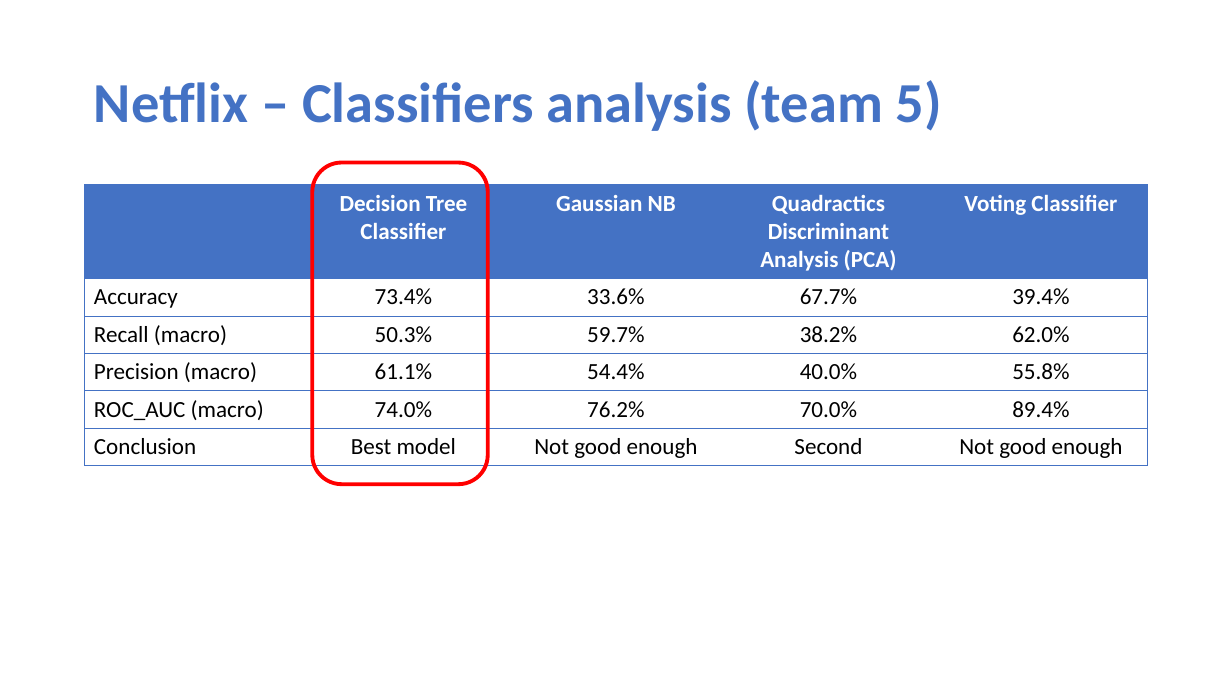
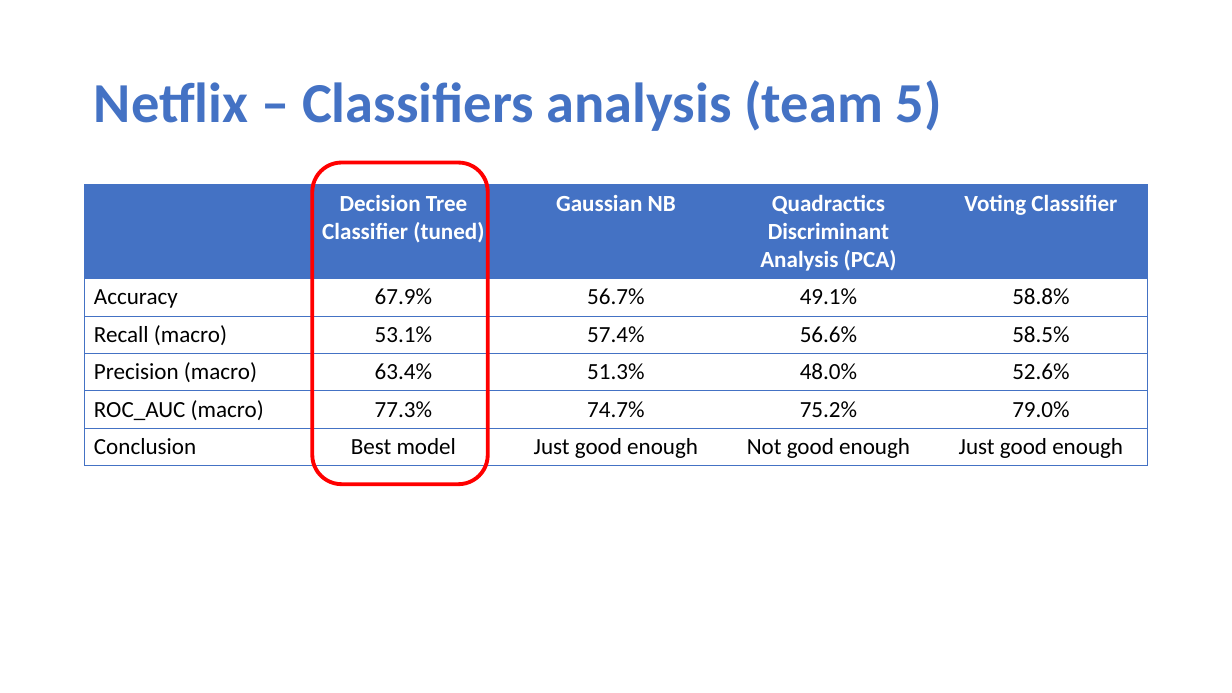
Before and after one commit to eric-martinet/Project7_SupervisedLearningNetflix, a slide deck: slide 1 of synthesis.pptx. Drawn at 1232x693 pixels with LibreOffice and Linux fonts; fonts in the diff are those of the drawing. Boxes give left, top, right and bottom in pixels: in the first picture for what was removed or moved away, otherwise in the second. Text is boxed around its words. In the diff, an @@ line names an element or a change of style, - is before the commit and + after.

```diff
--- a/synthesis.pptx
+++ b/synthesis.pptx
@@ table at [85,185,1148,465] @@
-row 1, column 2: Decision Tree Classifier
+row 1, column 2: Decision Tree Classifier (tuned)
-row 2: Accuracy | 73.4% | 33.6% | 67.7% | 39.4%
+row 2: Accuracy | 67.9% | 56.7% | 49.1% | 58.8%
-row 3: Recall (macro) | 50.3% | 59.7% | 38.2% | 62.0%
+row 3: Recall (macro) | 53.1% | 57.4% | 56.6% | 58.5%
-row 4: Precision (macro) | 61.1% | 54.4% | 40.0% | 55.8%
+row 4: Precision (macro) | 63.4% | 51.3% | 48.0% | 52.6%
-row 5: ROC_AUC (macro) | 74.0% | 76.2% | 70.0% | 89.4%
+row 5: ROC_AUC (macro) | 77.3% | 74.7% | 75.2% | 79.0%
-row 6: Conclusion | Best model | Not good enough | Second | Not good enough
+row 6: Conclusion | Best model | Just good enough | Not good enough | Just good enough
```
Also in this commit, not shown: 9 other files.
